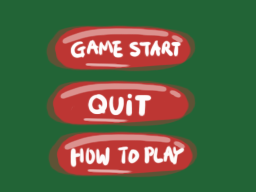
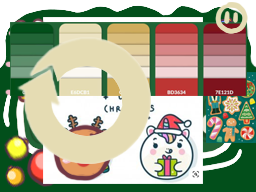
Layered file, before and after one edit (256x192). Changes by layer:
showed "order" over [16, 37, 151, 164]
showed "stop btn" over [215, 2, 248, 34]
showed "paleete" over [10, 22, 247, 96]
showed group "face grp" (4 layers) over [4, 17, 243, 103]
showed group "obj" (52 layers) over [16, 11, 256, 185]
showed group "obj group3" (12 layers) over [43, 17, 203, 184]
showed group "ornament" (41 layers) over [3, 16, 249, 188]
hid group "ui" (14 layers) over [0, 0, 256, 192]
painted on "my score txt" over [66, 93, 165, 117]
